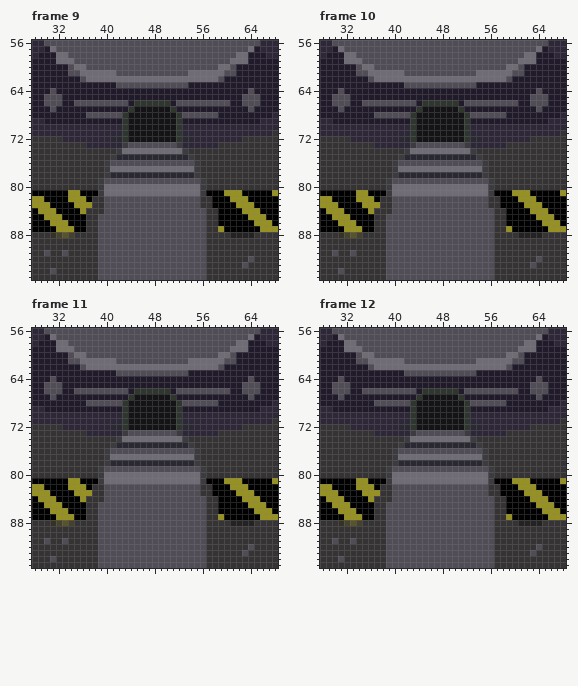
Two states of a pixel-art file, conspiracy-game-jam/Sprites/Images/PlayertoSpaceship.aseprite. That is the earlier state.
96x96 pixels, 22 frames. Colours within 5 levels of each other are drawn and written as one. Shown: frame 9: x 28..68, y 56..95; frame 10: x 28..68, y 56..95; frame 11: x 28..68, y 56..95; frame 12: x 28..68, y 56..95. The commit also changed other frames or places, which this record leaves out.
New version:
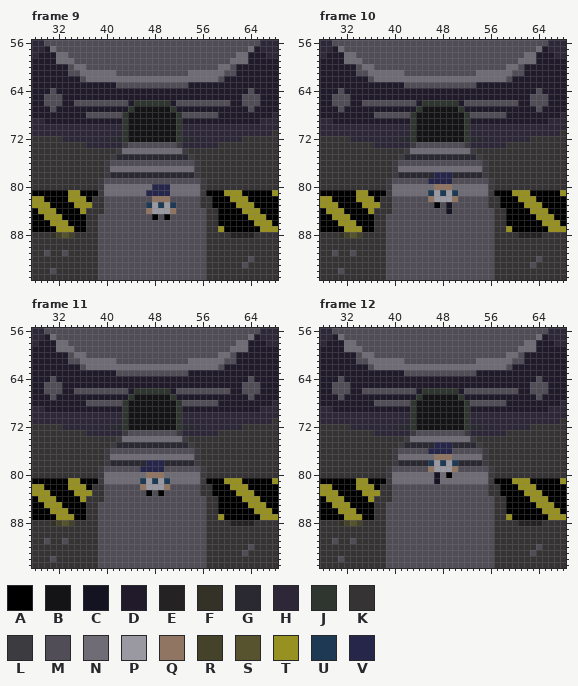
Palette (. is transparent): A #000000  B #141416  C #141321  D #201a2a  E #242222  F #343226  G #2a2932  H #2d2738  J #2f352f  K #363334  L #3c3b40  M #514d56  N #6f6c75  P #9a99a2  Q #8f7562  R #45422a  S #56532e  T #979122  U #1d3953  V #26264a
Difference:
layer "Player" now shown
Changed rows in their new state; - is an unchanged pixel.
Frame 9, layer "Player":
first column x 47:
80 -VVV-
81 VVVV-
82 -QQQ-
83 UPUPU
84 QPPPQ
85 -A-A-
Frame 10, layer "Player":
first column x 46:
78 -VVV-
79 VVVV-
80 -QQQ-
81 UPUPU
82 QPPPQ
83 -A-C-
84 ---C-
Frame 11, layer "Player":
first column x 46:
78 -VVV-
79 VVVV-
80 -QQQ-
81 UPUPU
82 QPPPQ
83 -A-A-
Frame 12, layer "Player":
first column x 46:
75 -VVV-
76 VVVV-
77 -QQQ-
78 UPUPU
79 QPPPQ
80 -C-A-
81 -C---
Pixel boxes of the changes (left, top, right, bottom) in both pictures:
changed: (146, 184, 176, 220)
changed: (428, 172, 458, 214)
changed: (140, 460, 170, 496)
changed: (428, 442, 458, 484)
